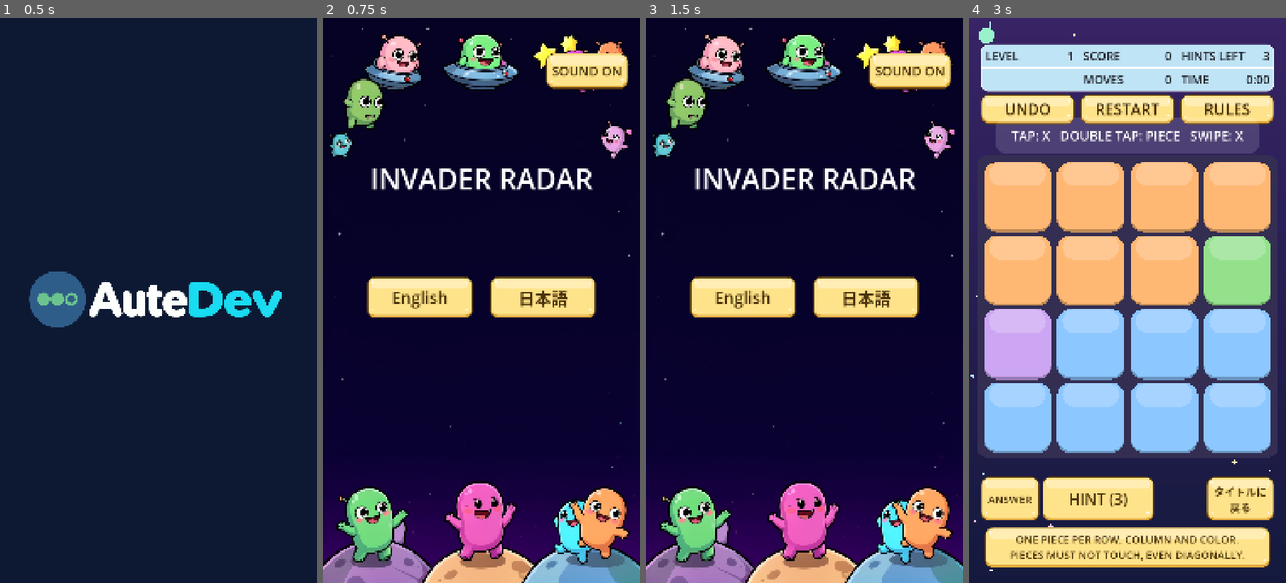
Above: before the commit, frames 1-4 (left to right).
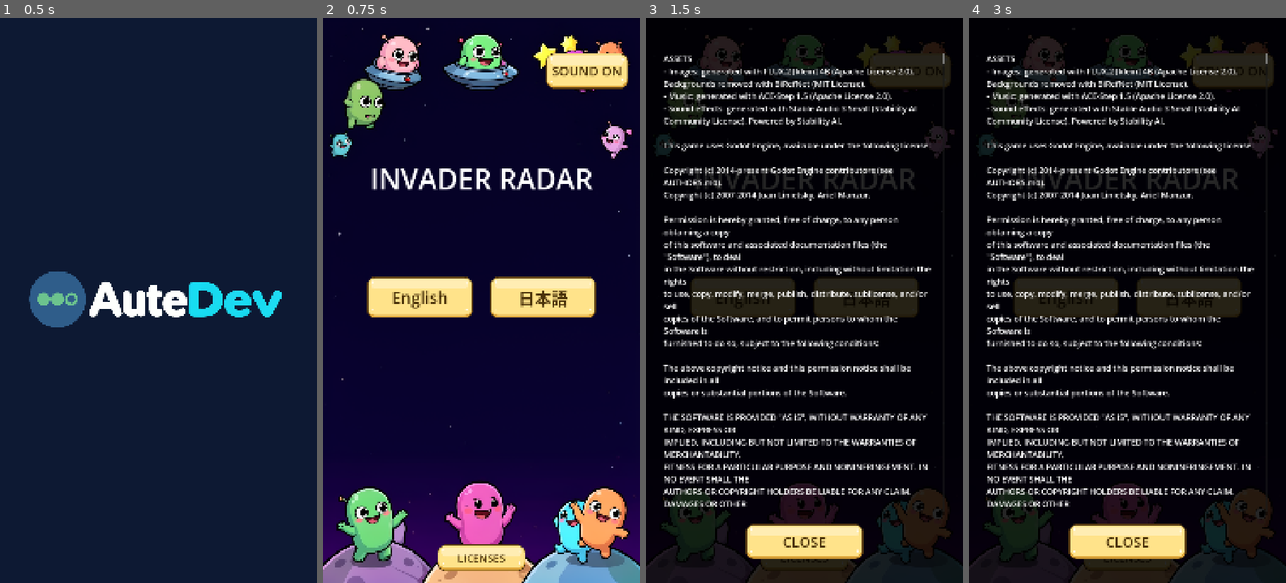
Above: after the commit, the same moments.

Repository: hidekig1001-cell/invader-radar
Game: Godot game, scene res://scenes/app.tscn
Same seed, same stepped clock (60 frames per second), same inputs: the game is played once before the commit and once after it.
Inputs (mouse positions are in pixels of both pictures, inside the frame that each line leads up to):
- Up to frame 1 (0.5 s): no input
- Up to frame 2 (0.75 s): tap Enter at 0.5 s; move the mouse to (551, 272) at 0.52 s; hold Shift from 0.53 s (still down); click (551, 272) at 0.67 s
- Up to frame 3 (1.5 s): release Shift at 1.25 s; click (804, 560) at 1.25 s, where only the run after the commit has a clickable "LICENSES"
- Up to frame 4 (3 s): click "English" at 2 s; click (1127, 453) at 2.75 s, where only the run before the commit has a clickable "START NOW"

Frame 1 is identical in both runs. In frame 2, 1.2% of the frame differs, in the area x 36-64%, y 93-98%; in frame 3, 96%; in frame 4, 99%, in the area x 0-100%, y 0-100%.

Commit message:
CR-1124: タイトル画面に LICENSES のボタン
improve runner が生成（実装: qwen3.8-flashnext-strata-v100、テスト: qwen3.8-flashnext-strata-v100）。run: 20261022-0807-CR-1124

Diff:
--- a/scenes/title_screen.gd
+++ b/scenes/title_screen.gd
@@ -8,6 +8,8 @@
 const ButtonStyle = preload("res://scenes/button_style.gd")
 const SpaceBg = preload("res://scenes/space_bg.gd")
 const SoundSettings = preload("res://game/sound_settings.gd")
+const Licenses = preload("res://game/licenses.gd")
+const LicensesPanel = preload("res://scenes/licenses_panel.gd")
 
 var _language: String = ""
 var _title_label: Label
@@ -22,6 +24,8 @@
 var settings_path: String = "user://settings.json"
 var muted: bool = false
 var sound_btn: Button
+var licenses_btn: Button
+var licenses_panel = null
 
 func _ready() -> void:
 	size = Vector2(1080, 1920)
@@ -123,6 +127,21 @@
 	ButtonStyle.apply_to(sound_btn)
 	update_sound_label()
 
+	licenses_btn = Button.new()
+	licenses_btn.text = "LICENSES"
+	licenses_btn.position = Vector2(390, 1790)
+	licenses_btn.size = Vector2(300, 90)
+	licenses_btn.add_theme_font_size_override("font_size", 36)
+	licenses_btn.pressed.connect(func():
+		sound.play_sfx("button")
+		open_licenses()
+	)
+	add_child(licenses_btn)
+	ButtonStyle.apply_to(licenses_btn)
+
+	licenses_panel = LicensesPanel.new()
+	add_child(licenses_panel)
+
 	base_positions["title"] = _title_label.position
 	base_positions["lang_en"] = _lang_btn_en.position
 	base_positions["lang_ja"] = _lang_btn_ja.position
@@ -130,6 +149,7 @@
 	base_positions["start_now"] = _start_btn_now.position
 	base_positions["start_fresh"] = _start_btn_fresh.position
 	base_positions["sound"] = sound_btn.position
+	base_positions["licenses"] = licenses_btn.position
 
 	var visible_size = get_viewport().get_visible_rect().size
 	var display_name = DisplayServer.get_name()
@@ -159,6 +179,10 @@
 		_start_btn_fresh.position = base_positions["start_fresh"] + offset
 	if base_positions.has("sound"):
 		sound_btn.position = base_positions["sound"] + offset
+	if base_positions.has("licenses"):
+		licenses_btn.position = base_positions["licenses"] + offset
+		if licenses_panel != null:
+			licenses_panel.place(size)
 
 func title_text() -> String:
 	return _title_label.text
@@ -180,6 +204,10 @@
 	_start_btn_now.visible = true
 	_start_btn_fresh.visible = true
 	update_sound_label()
+	if lang == "ja":
+		licenses_btn.text = "ライセンス"
+	else:
+		licenses_btn.text = "LICENSES"
 
 func language() -> String:
 	return _language
@@ -219,3 +247,6 @@
 func update_sound_label() -> void:
 	if sound_btn != null:
 		sound_btn.text = sound_label()
+
+func open_licenses() -> void:
+	licenses_panel.open(Licenses.full_text(), _language)
--- /dev/null
+++ b/test/cr/test_cr_1124.gd
@@ -0,0 +1,39 @@
+extends GutTest
+
+const TitleScreen = preload("res://scenes/title_screen.gd")
+const LicText = preload("res://game/licenses.gd")
+
+func _start_title_screen():
+	var ts = TitleScreen.new()
+	ts.settings_path = "user://test_cr_1124_settings.json"
+	add_child_autofree(ts)
+	await wait_frames(2)
+	return ts
+
+## CHECK: 1
+func test_licenses_button_initial_state() -> void:
+	var ts = await _start_title_screen()
+	assert_eq(ts.licenses_btn.text, "LICENSES")
+	assert_eq(ts.licenses_btn.size, Vector2(300, 90))
+	assert_false(ts.licenses_panel.visible)
+
+## CHECK: 1
+func test_open_licenses_shows_panel() -> void:
+	var ts = await _start_title_screen()
+	ts.open_licenses()
+	assert_true(ts.licenses_panel.visible)
+	assert_eq(ts.licenses_panel.body_label.text, LicText.full_text())
+	assert_eq(ts.licenses_panel.close_button.text, "CLOSE")
+
+## CHECK: 1
+func test_select_language_ja_updates_license_button_text() -> void:
+	var ts = await _start_title_screen()
+	ts.select_language("ja")
+	assert_eq(ts.licenses_btn.text, "ライセンス")
+
+## CHECK: 1
+func test_open_licenses_after_ja_shows_close_ja() -> void:
+	var ts = await _start_title_screen()
+	ts.select_language("ja")
+	ts.open_licenses()
+	assert_eq(ts.licenses_panel.close_button.text, "閉じる")
